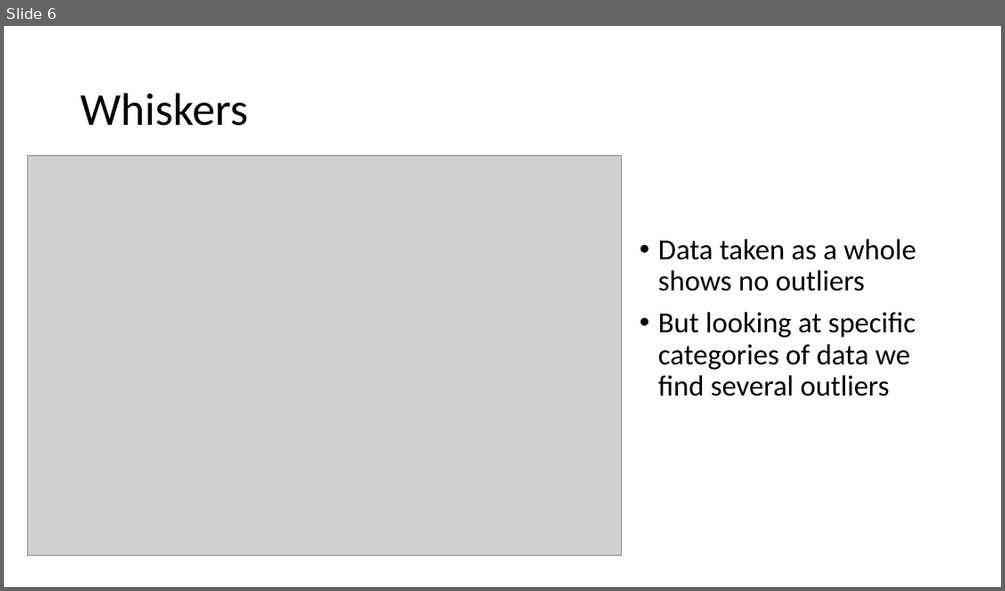
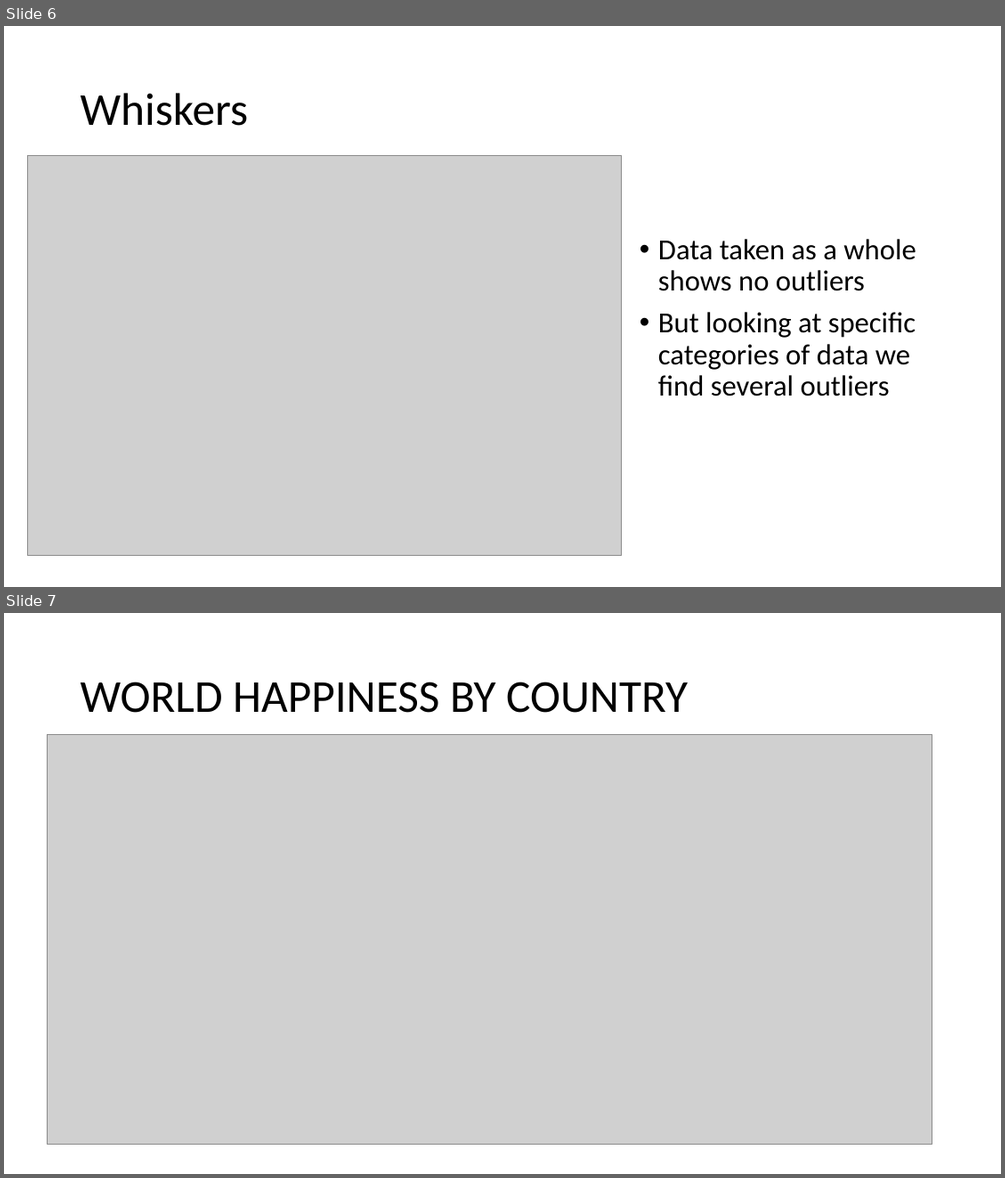
Before and after one commit to 4d4m43/DrinkAndBeHapPY, a slide deck: libs/output/happyboozPP.pptx. Shown one above the other, each under a label of ours: slide 6 before the commit, slides 6 and 7 after it. The pictures are 1005x591 and 1005x1178 pixels, drawn with LibreOffice and Linux fonts; fonts in the diff are those of the drawing; grey boxes stand for pictures. Boxes give left, top, right and bottom in pixels: in the first picture for what was removed or moved away, otherwise in the second. Text is boxed around its words. In the diff, an @@ line names an element or a change of style, - is before the commit and + after.

Commit message:
added slide

```diff
--- a/libs/output/happyboozPP.pptx
+++ b/libs/output/happyboozPP.pptx
@@ slide 7 added at [4,613,1001,1174], background #FFFFFF @@
@@ title added at [81,682,688,713], 44 pt, text #000000 @@
+WORLD HAPPINESS BY COUNTRY
@@ picture added at [47,735,932,1144] @@
```
Also in this commit, not shown: 2 other files.
